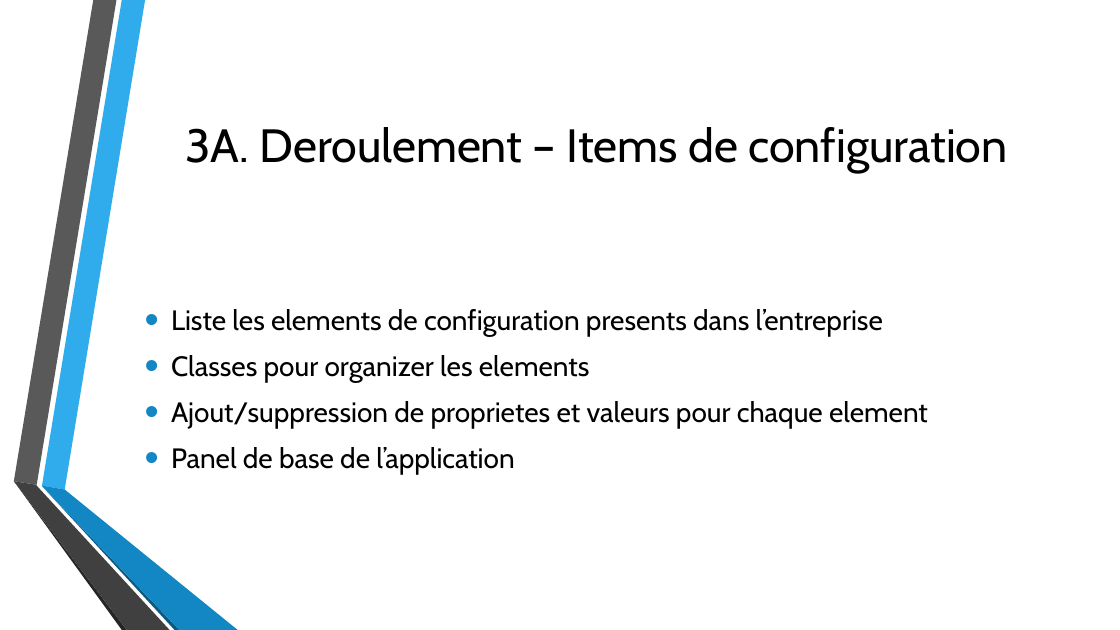
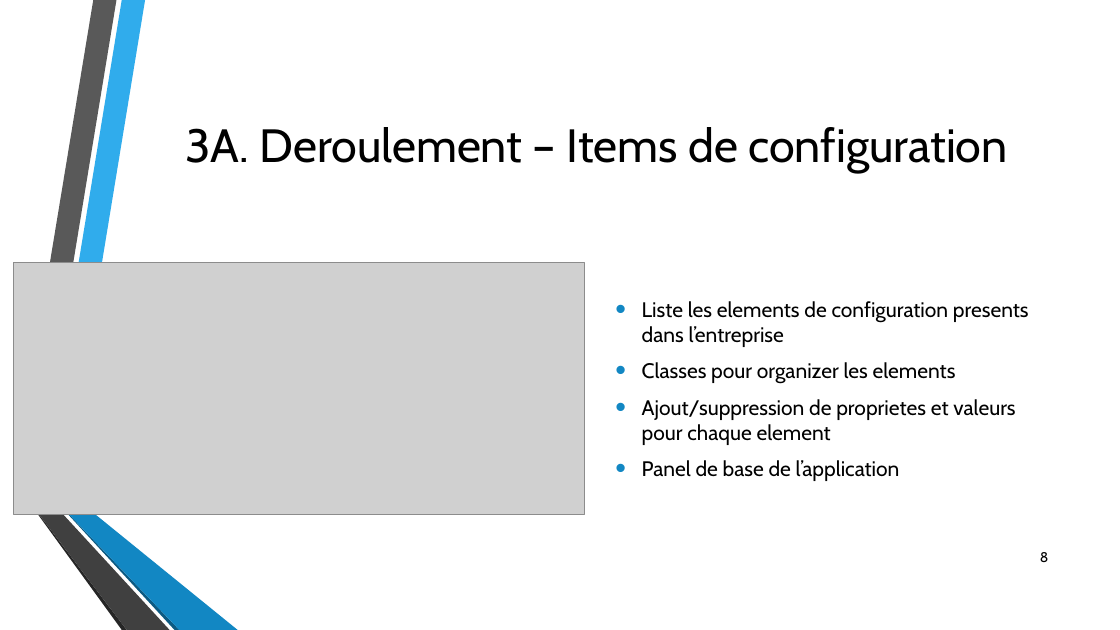
Before and after one commit to davidrubino/cmdb, a slide deck: slide 8 of report/cmdb.pptx (slide 10 before the commit). Drawn at 1120x630 pixels with LibreOffice and Linux fonts; fonts in the diff are those of the drawing; grey boxes stand for pictures; background and template pictures are left out. Boxes give left, top, right and bottom in pixels: in the first picture for what was removed or moved away, otherwise in the second. Text is boxed around its words. In the diff, an @@ line names an element or a change of style, - is before the commit and + after.

```diff
--- a/report/cmdb.pptx
+++ b/report/cmdb.pptx
@@ picture added at (x1=14, y1=263, x2=586, y2=514) @@
@@ text "Liste les elements de configuration ..." moved from (x1=171, y1=309, x2=928, y2=475) to (x1=642, y1=301, x2=1029, y2=481) @@
@@ text "Liste les elements de configuration ..." at (x1=642, y1=301, x2=1029, y2=481): size 24 to 18 pt; less space between paragraphs @@
@@ page number added at (x1=1040, y1=552, x2=1049, y2=562), 12 pt, text #000000 @@
+8
```
Also in this commit, not shown: 16 other slides changed, 1 slide removed, 3 other files.
